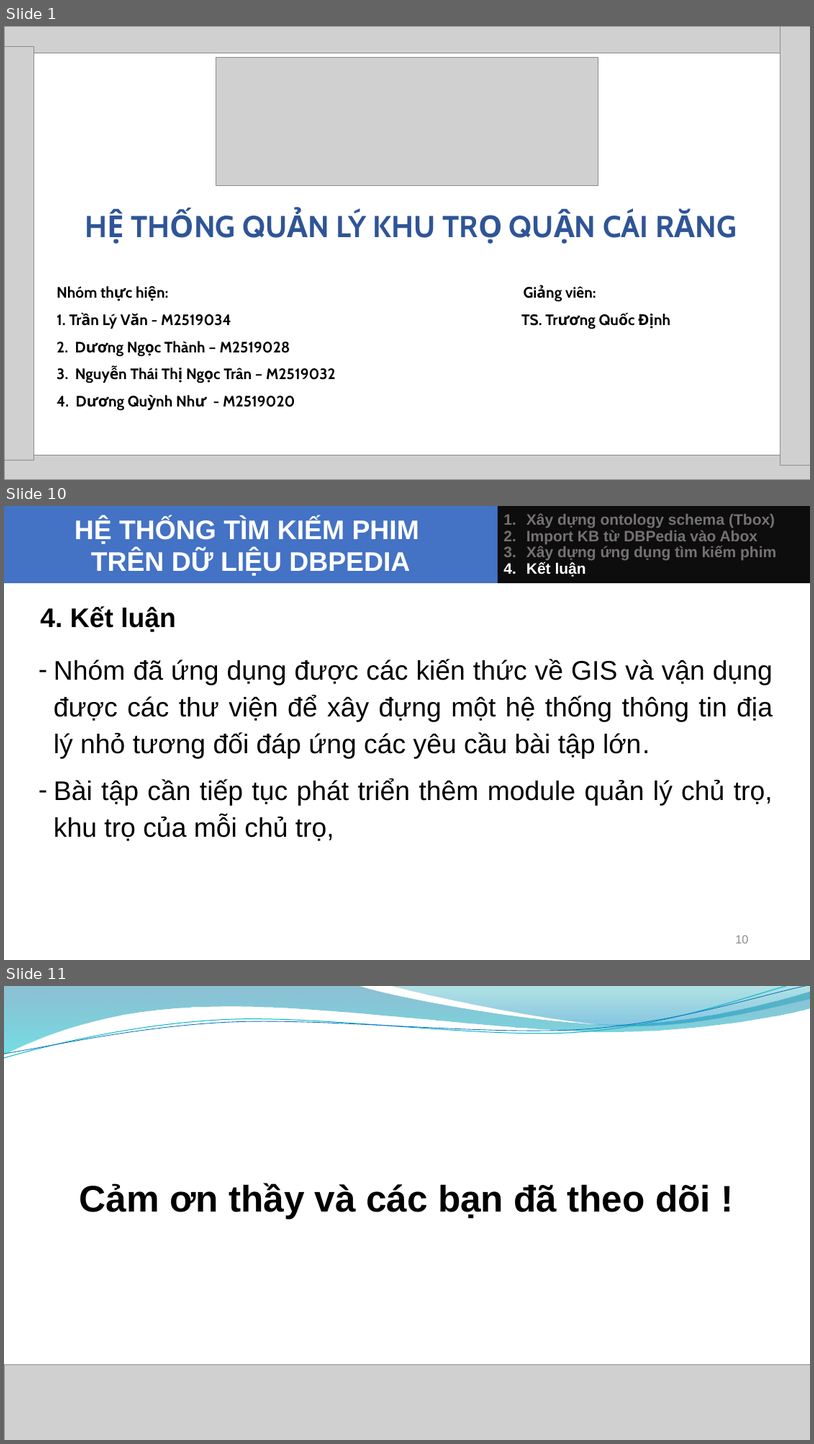
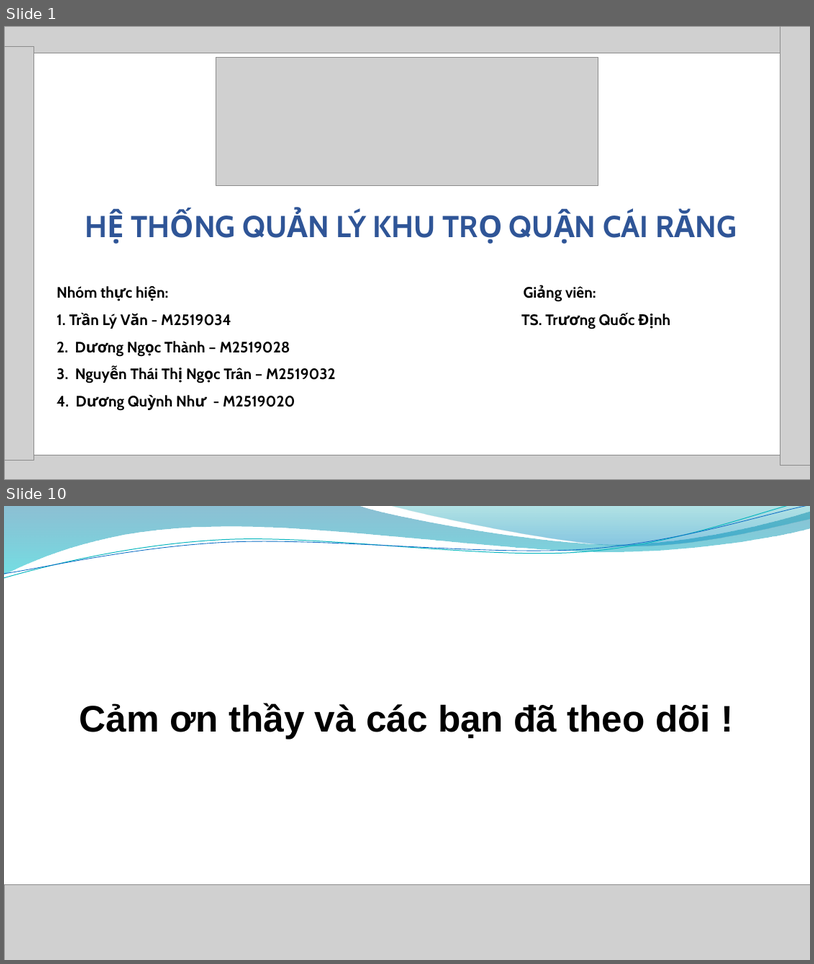
Before and after one commit to tranlyvan/khutro_cairang, a slide deck: Bao cao Nhom.pptx. Shown one above the other, each under a label of ours: slides 1, 10 and 11 before the commit, slides 1 and 10 after it; the slides between them are not shown. The pictures are 814x1444 and 814x964 pixels, drawn with LibreOffice and Linux fonts; fonts in the diff are those of the drawing; grey boxes stand for pictures; background and template pictures are left out. Boxes give left, top, right and bottom in pixels: in the first picture for what was removed or moved away, otherwise in the second. Text is boxed around its words. In the diff, an @@ line names an element or a change of style, - is before the commit and + after.

```diff
--- a/Bao cao Nhom.pptx
+++ b/Bao cao Nhom.pptx
@@ slide 10 removed at bbox=[4, 506, 810, 960], background #FFFFFF @@
@@ title removed at bbox=[4, 506, 498, 584] @@
-HỆ THỐNG TÌM KIẾM PHIM
-TRÊN DỮ LIỆU DBPEDIA
@@ rectangle removed at bbox=[498, 506, 810, 584] @@
-1. Xây dựng ontology schema (Tbox)
-2. Import KB từ DBPedia vào Abox
-3. Xây dựng ứng dụng tìm kiếm phim
-4. Kết luận
@@ text removed at bbox=[40, 606, 176, 632] @@
-  4. Kết luận
@@ text removed at bbox=[54, 659, 773, 841] @@
-– Nhóm đã ứng dụng được các kiến thức về GIS và vận dụng được các thư viện để xây đựng một hệ thống thông tin địa lý nhỏ tương đối đáp ứng các yêu cầu bài tập lớn.
-– Bài tập cần tiếp tục phát triển thêm module quản lý chủ trọ, khu trọ của mỗi chủ trọ,
@@ page number removed at bbox=[736, 934, 748, 943] @@
-10
@@ what was slide 11 is now slide 10 @@
```
Also in this commit, not shown: 3 slides changed, 5 slides added, 5 other slides removed.
